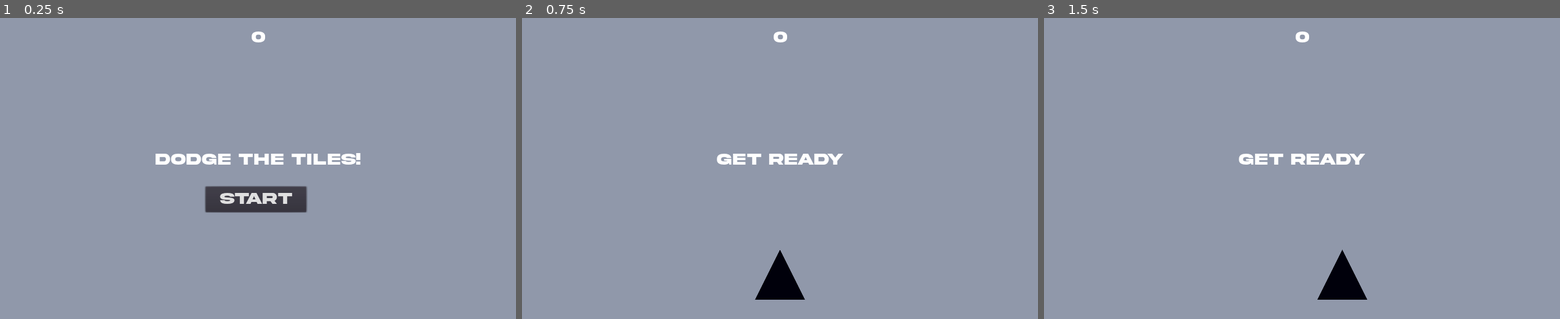
Above: before the commit, frames 1-3 (left to right).
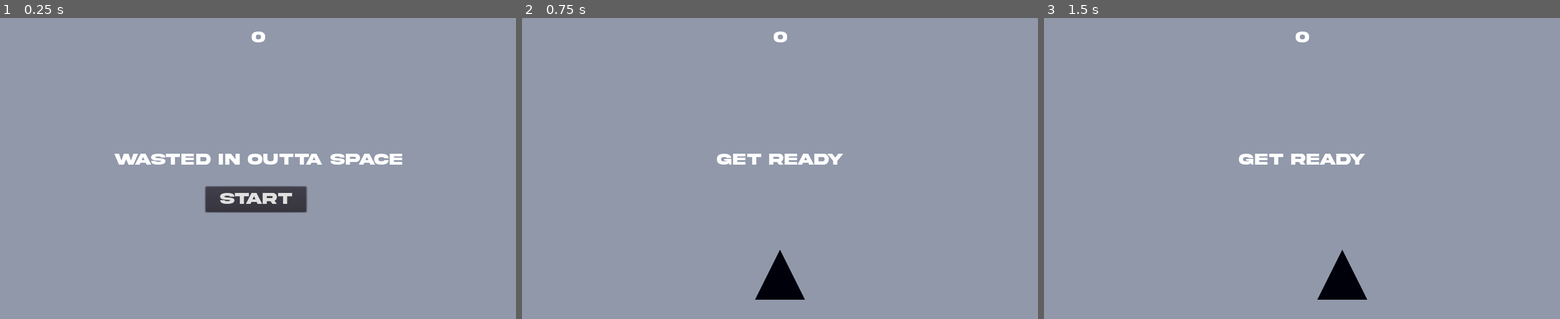
Above: after the commit, the same moments.

Repository: gabelstapler6/WIOS
Game: Godot game, scene res://Scenes/Main.tscn
Same seed, same stepped clock (60 frames per second), same inputs: the game is played once before the commit and once after it.
Inputs:
- Up to frame 1 (0.25 s): no input
- Up to frame 2 (0.75 s): click "Start" at 0.5 s
- Up to frame 3 (1.5 s): tap Enter at 1.25 s; hold Right (ui_right) from 1.28 s (still down)

The runs differ from the first frame. In frame 1, 1.2% of the frame differs, in the area x 22-78%, y 44-49%; in frame 2, nothing differs; in frame 3, nothing differs.

Commit message:
added music

Diff:
--- a/Scenes/HUD.tscn
+++ b/Scenes/HUD.tscn
@@ -6,6 +6,12 @@
 [sub_resource type="DynamicFont" id=1]
 size = 32
 font_data = ExtResource( 1 )
+
+[sub_resource type="InputEventAction" id=2]
+action = "ui_accept"
+
+[sub_resource type="ShortCut" id=3]
+shortcut = SubResource( 2 )
 
 [node name="HUD" type="CanvasLayer"]
 script = ExtResource( 2 )
@@ -26,9 +32,9 @@
 anchor_right = 1.0
 anchor_bottom = 0.5
 margin_top = -36.0
-margin_bottom = 32.0
+margin_bottom = -2.0
 custom_fonts/font = SubResource( 1 )
-text = "Dodge the Tiles!"
+text = "Wasted in outta space"
 align = 1
 autowrap = true
 __meta__ = {
@@ -45,6 +51,7 @@
 margin_right = 96.0
 margin_bottom = -213.0
 custom_fonts/font = SubResource( 1 )
+shortcut = SubResource( 3 )
 text = "Start"
 __meta__ = {
 "_edit_use_anchors_": false
--- a/Scenes/Main.tscn
+++ b/Scenes/Main.tscn
@@ -1,10 +1,11 @@
-[gd_scene load_steps=7 format=2]
+[gd_scene load_steps=8 format=2]
 
 [ext_resource path="res://Scenes/script/Main.gd" type="Script" id=1]
 [ext_resource path="res://Scenes/Player.tscn" type="PackedScene" id=2]
 [ext_resource path="res://Scenes/CollisionTile.tscn" type="PackedScene" id=3]
 [ext_resource path="res://Scenes/HUD.tscn" type="PackedScene" id=4]
 [ext_resource path="res://Scenes/Bullet.tscn" type="PackedScene" id=5]
+[ext_resource path="res://music/Wasted in outta Space App version.wav" type="AudioStream" id=6]
 
 [sub_resource type="Curve2D" id=1]
 _data = {
@@ -45,6 +46,9 @@
 [node name="MobSpawnLocation" type="PathFollow2D" parent="MobPath"]
 
 [node name="HUD" parent="." instance=ExtResource( 4 )]
+
+[node name="Music" type="AudioStreamPlayer" parent="."]
+stream = ExtResource( 6 )
 [connection signal="ammo_change" from="Player" to="." method="_on_Player_ammo_change"]
 [connection signal="hit" from="Player" to="." method="game_over"]
 [connection signal="shoot_bullet" from="Player" to="." method="_on_Player_shoot_bullet"]
--- a/Scenes/script/Main.gd
+++ b/Scenes/script/Main.gd
@@ -9,6 +9,7 @@
 # Called when the node enters the scene tree for the first time.
 func _ready():
 	randomize()
+	$Music.play()
 
 
 # Called every frame. 'delta' is the elapsed time since the previous frame.
Not shown: 1 places in Scenes/HUD.tscn that only renumber resources
Not shown, added: music/Wasted in outta Space App version.wav.import
Not shown, added: music/Wasted in outta Space App version.wav
